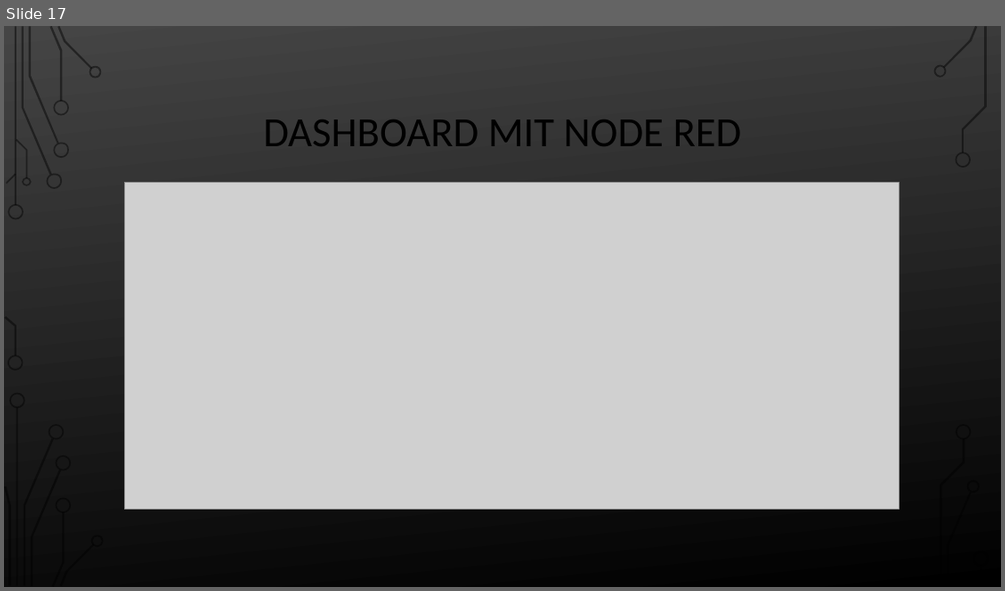
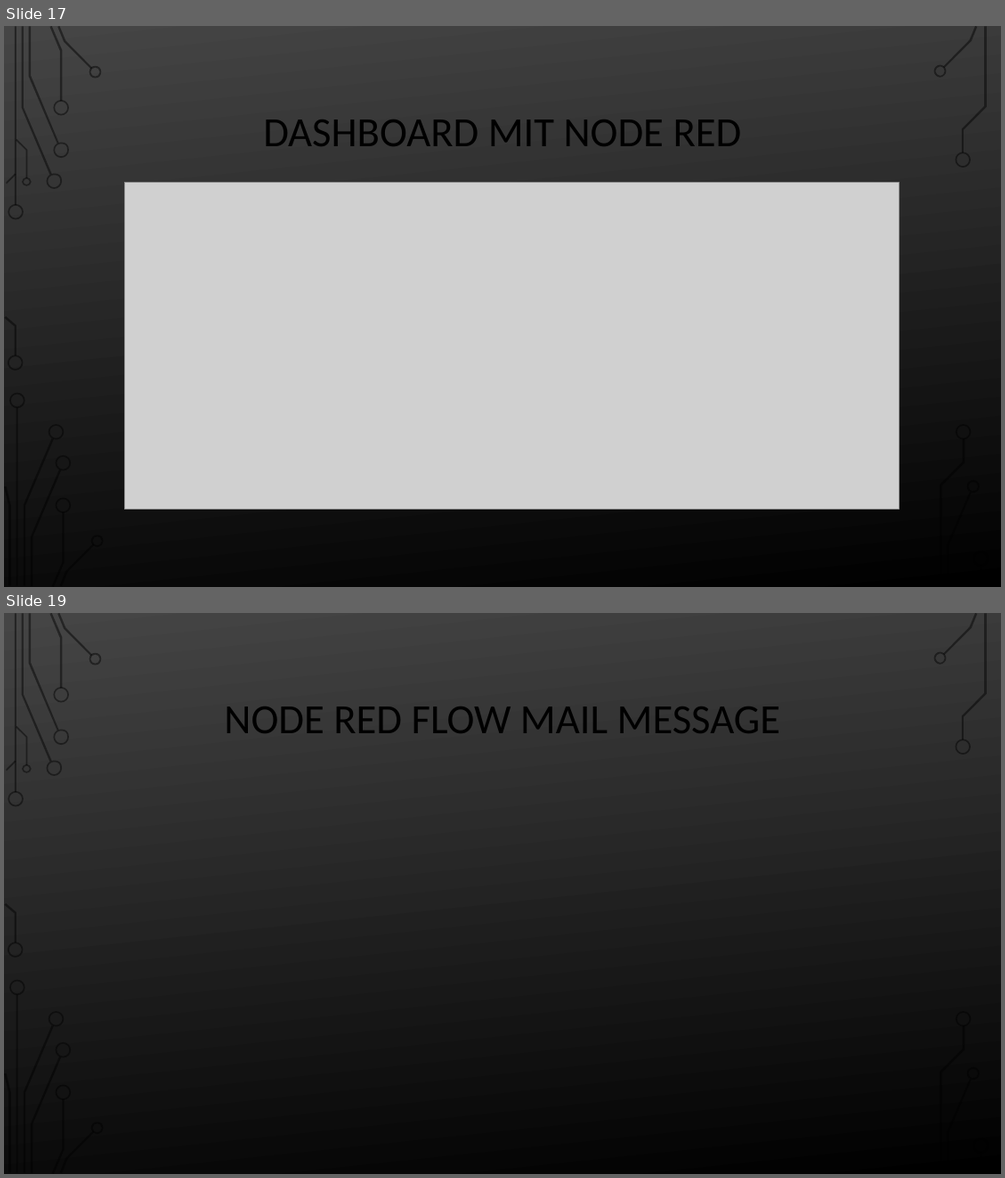
Before and after one commit to liviobue/iot_project, a slide deck: Presentation/Presentation.pptx. Shown one above the other, each under a label of ours: slide 17 before the commit, slides 17 and 19 after it; the slides between them are not shown. The pictures are 1005x591 and 1005x1178 pixels, drawn with LibreOffice and Linux fonts; fonts in the diff are those of the drawing; grey boxes stand for pictures; background and template pictures are left out. Boxes give left, top, right and bottom in pixels: in the first picture for what was removed or moved away, otherwise in the second. Text is boxed around its words. In the diff, an @@ line names an element or a change of style, - is before the commit and + after.

Commit message:
adding mail flow

```diff
--- a/Presentation/Presentation.pptx
+++ b/Presentation/Presentation.pptx
@@ slide 19 added at bbox=[4, 613, 1001, 1174], background picture (left out); not listed: 36 template elements that a slide beside it also shows @@
@@ rectangle added at bbox=[4, 613, 1001, 1174], fill gradient #FFFFFF to #D9D9D9 @@
@@ title added at bbox=[224, 706, 780, 733], 40 pt, text #000000 @@
+NODE RED FLOW MAIL MESSAGE
@@ group added at bbox=[4, 613, 104, 1174]: 24 freeform shapes, 2 rectangles @@
@@ group added at bbox=[933, 613, 989, 1173]: 9 freeform shapes, 1 rectangle @@
```
Also in this commit, not shown: 1 slide changed.
